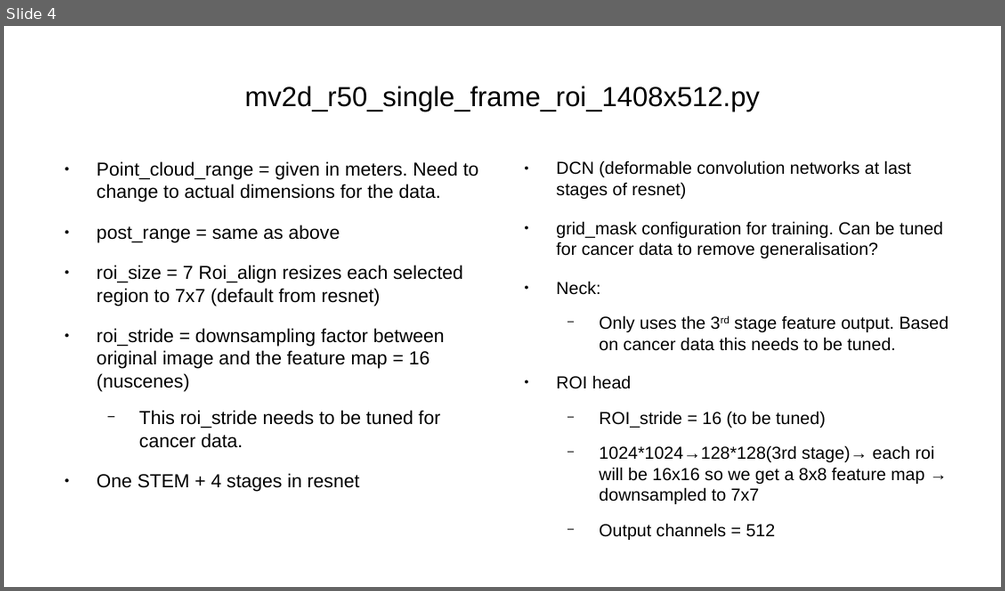
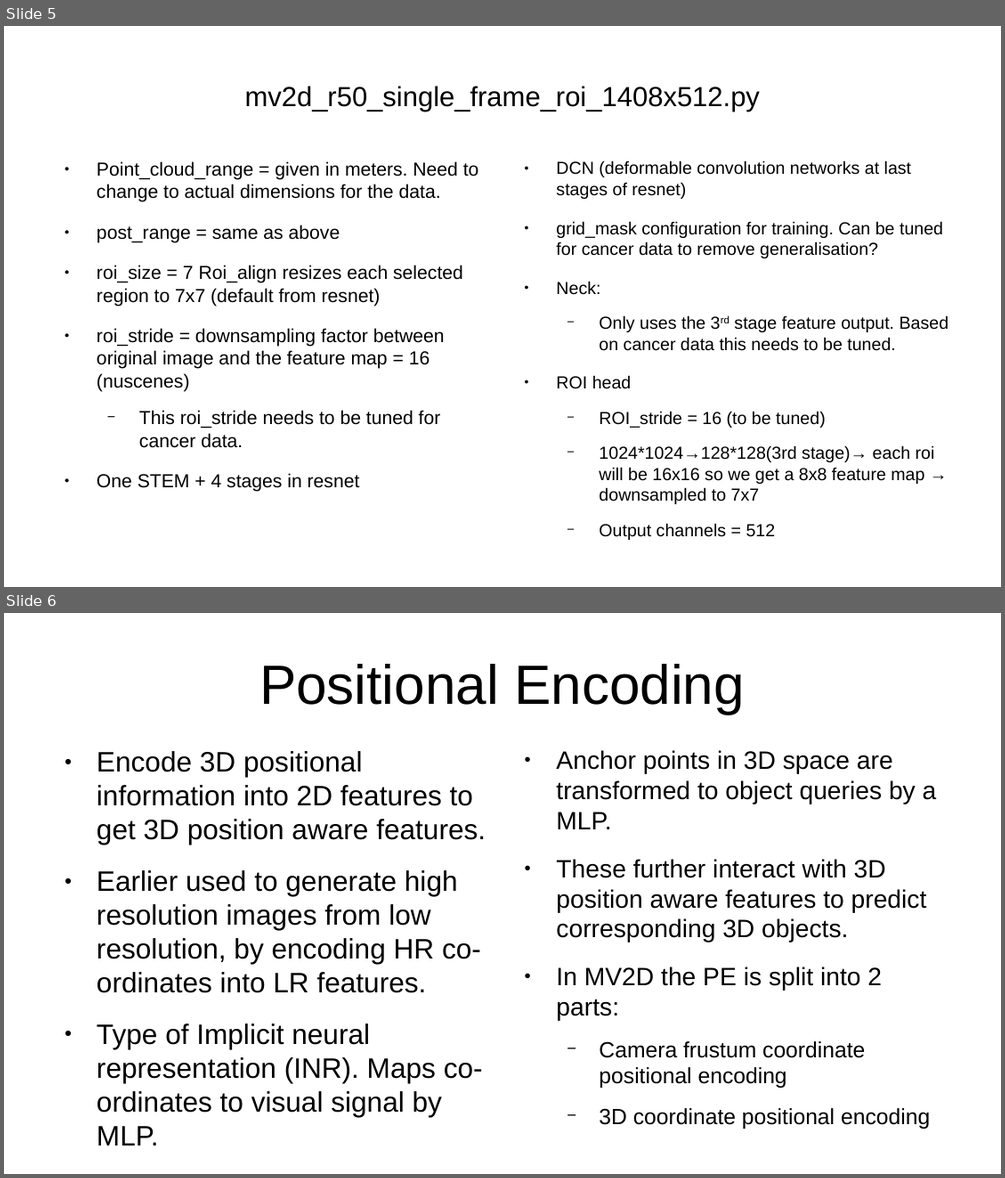
Before and after one commit to katzkid/MV2Dbasedlifting, a slide deck: NN_Study.odp. Shown one above the other, each under a label of ours: slide 4 before the commit, slides 5 and 6 after it. The pictures are 1005x591 and 1005x1178 pixels, drawn with LibreOffice and Linux fonts; fonts in the diff are those of the drawing. Boxes give left, top, right and bottom in pixels: in the first picture for what was removed or moved away, otherwise in the second. Text is boxed around its words. In the diff, an @@ line names an element or a change of style, - is before the commit and + after.

Commit message:
presentation update for PE

```diff
--- a/NN_Study.odp
+++ b/NN_Study.odp
@@ slide 6 added at bbox=[4, 613, 1001, 1174], background #FFFFFF @@
@@ title added at bbox=[259, 664, 744, 714], 44 pt, text #000000 @@
+Positional Encoding
@@ text added at bbox=[97, 751, 485, 1145], 22.4 pt, text #000000 @@
+● Encode 3D positional information into 2D features to get 3D position aware features.
+● Earlier used to generate high resolution images from low resolution, by encoding HR co-ordinates into LR features.
+● Type of Implicit neural representation (INR). Maps co-ordinates to visual signal by MLP.
@@ text added at bbox=[556, 750, 937, 1128], 20 pt, text #000000 @@
+● Anchor points in 3D space are transformed to object queries by a MLP.
+● These further interact with 3D position aware features to predict corresponding 3D objects.
+● In MV2D the PE is split into 2 parts:
+  − Camera frustum coordinate positional encoding
+  − 3D coordinate positional encoding
@@ what was slide 4 is now slide 5 @@
```
Also in this commit, not shown: 6 other slides added, 1 other file.
